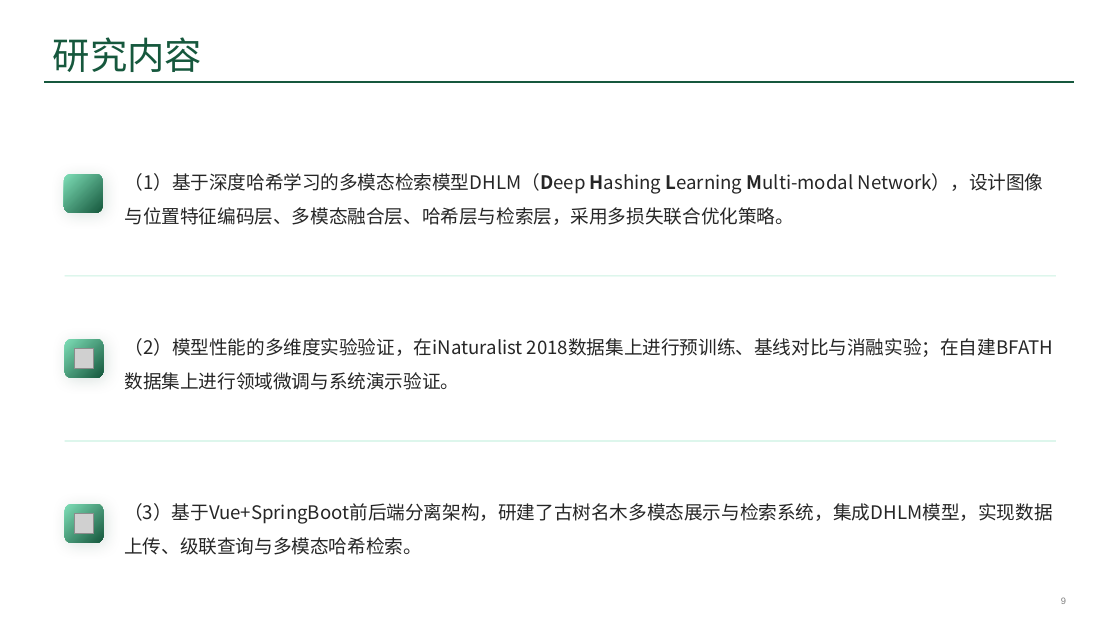
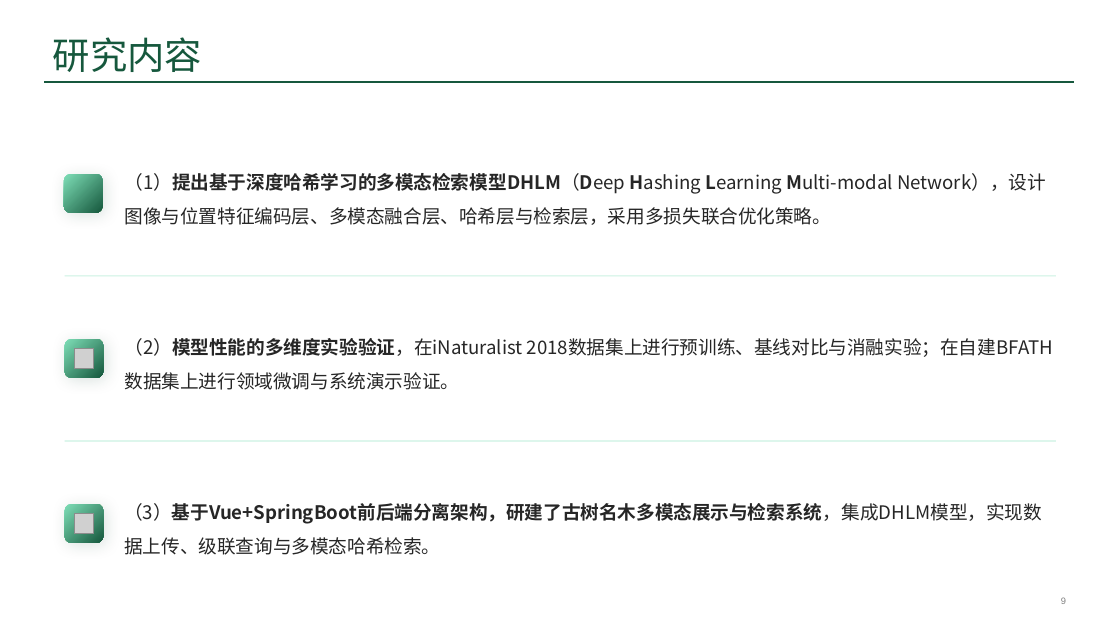
Before and after one commit to ssl1995/imooc-wiki, a slide deck: slide 9 of word/答辩/99-答辩准备/5200090_宋声林_答辩PPT.pptx. Drawn at 1120x630 pixels with LibreOffice and Linux fonts; fonts in the diff are those of the drawing; grey boxes stand for pictures; background and template pictures are left out. Boxes give left, top, right and bottom in pixels: in the first picture for what was removed or moved away, otherwise in the second. Text is boxed around its words. In the diff, an @@ line names an element or a change of style, - is before the commit and + after.

```diff
--- a/word/答辩/99-答辩准备/5200090_宋声林_答辩PPT.pptx
+++ b/word/答辩/99-答辩准备/5200090_宋声林_答辩PPT.pptx
@@ text at (125, 173, 1046, 225): text changed @@
-（1）基于深度哈希学习的多模态检索模型DHLM（Deep Hashing Learning Multi-modal Network），设计图像与位置特征编码层、多模态融合层、哈希层与检索层，采用多损失联合优化策略。
+（1）提出基于深度哈希学习的多模态检索模型DHLM（Deep Hashing Learning Multi-modal Network），设计图像与位置特征编码层、多模态融合层、哈希层与检索层，采用多损失联合优化策略。
@@ text "（2）模型性能的多维度实验验证，在iNaturalist 2018数据集上进行预训练、基线对比与消融实验；在自建BFAT ..." at (125, 338, 1053, 390): bold on in "（2）模型性能的多维度实验验证，在iNaturalist" @@
@@ text "（3）基于Vue+SpringBoot前后端分离架构，研建了古树名木多模态展示与检索系统，集成DHLM模型，实现数据上传 ..." at (124, 503, 1042, 555): bold on in "（3）基于Vue+SpringBoot前后端分离架构，研建了古树名木多模态展示与检索系统，集成DHLM模型，实现数据上传 ..." @@
```
Also in this commit, not shown: 6 other slides changed, 9 other files.
